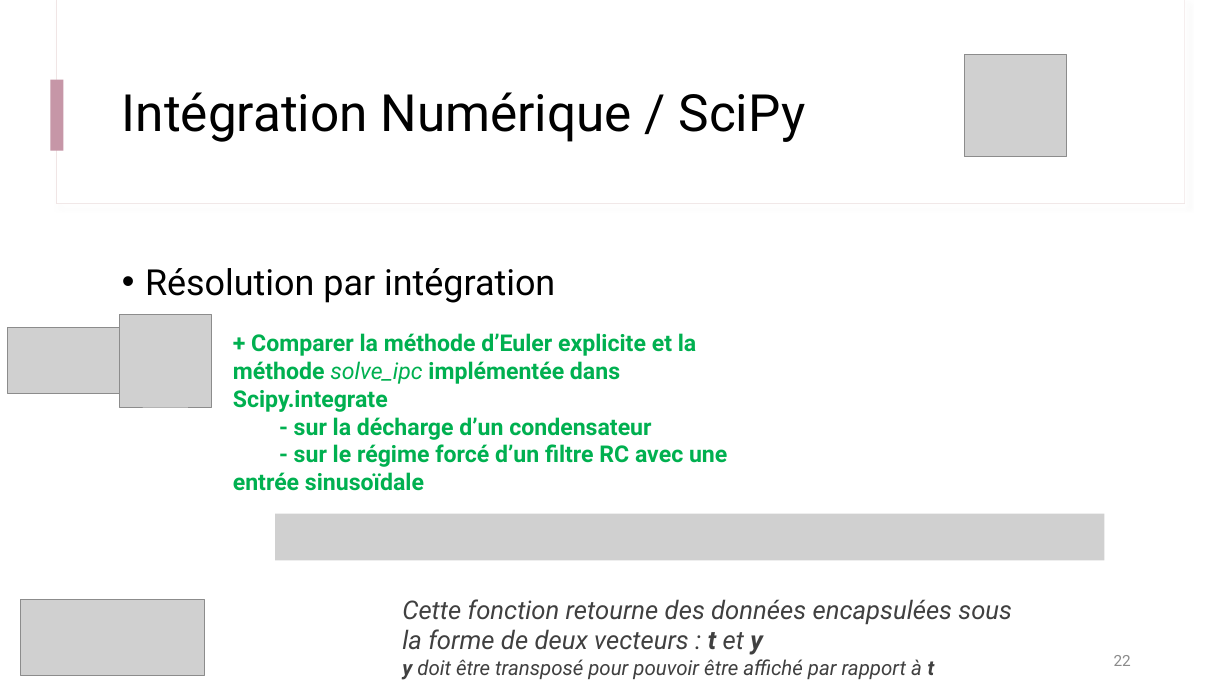
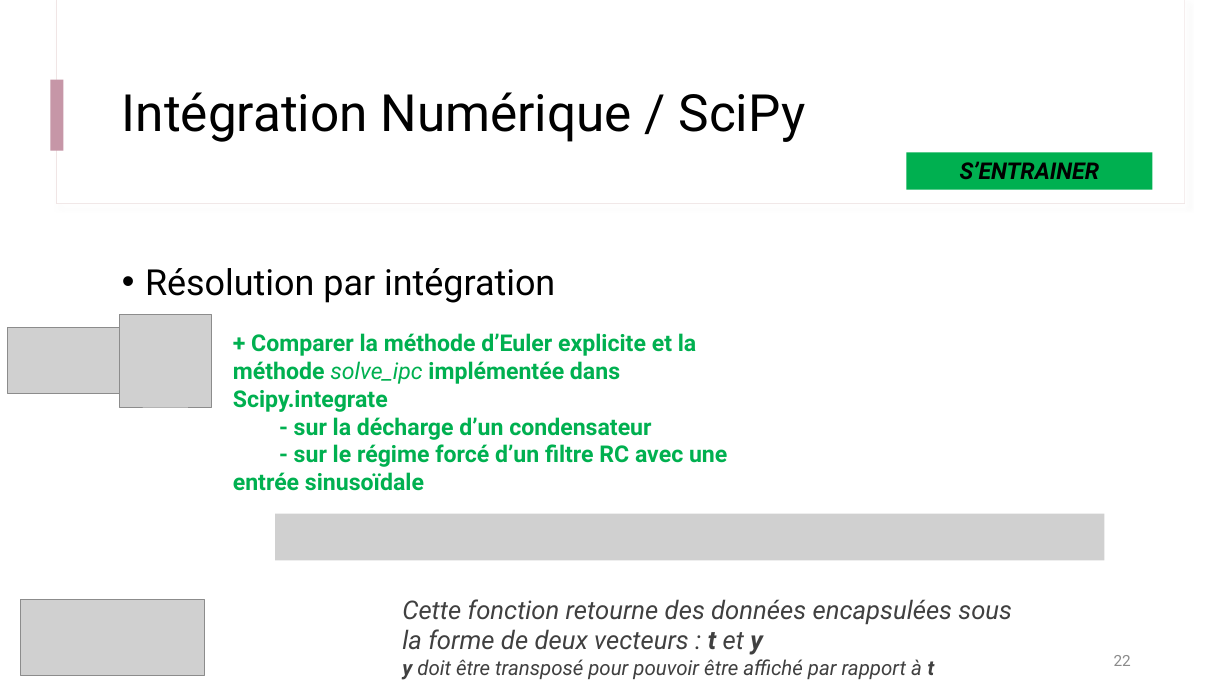
Before and after one commit to IOGS-Digital-Methods/semester-5, a slide deck: slide 22 of s5_outils_numeriques/b1_outils_numeriques/seance2_equation_diff/B1_4_b_Approche_Euler.pptx. Drawn at 1232x693 pixels with LibreOffice and Linux fonts; fonts in the diff are those of the drawing; grey boxes stand for pictures. Boxes give left, top, right and bottom in pixels: in the first picture for what was removed or moved away, otherwise in the second. Text is boxed around its words. In the diff, an @@ line names an element or a change of style, - is before the commit and + after.

```diff
--- a/s5_outils_numeriques/b1_outils_numeriques/seance2_equation_diff/B1_4_b_Approche_Euler.pptx
+++ b/s5_outils_numeriques/b1_outils_numeriques/seance2_equation_diff/B1_4_b_Approche_Euler.pptx
@@ picture removed at box(965, 55, 1067, 157) @@
@@ rectangle added at box(907, 152, 1153, 189), fill #00B050, 18 pt, text #000000, bold, italic @@
+S’ENTRAINER
```
Also in this commit, not shown: 3 other slides changed, 5 slides added, 19 other files.
